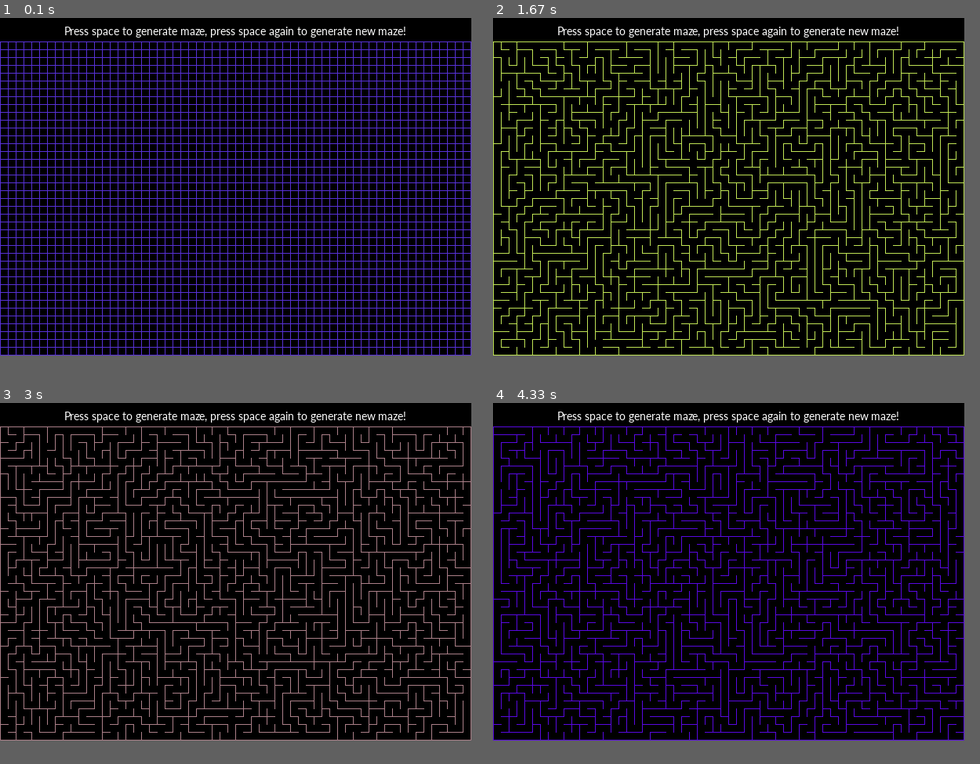
Above: before the commit, frames 1-4 (two rows, left to right).
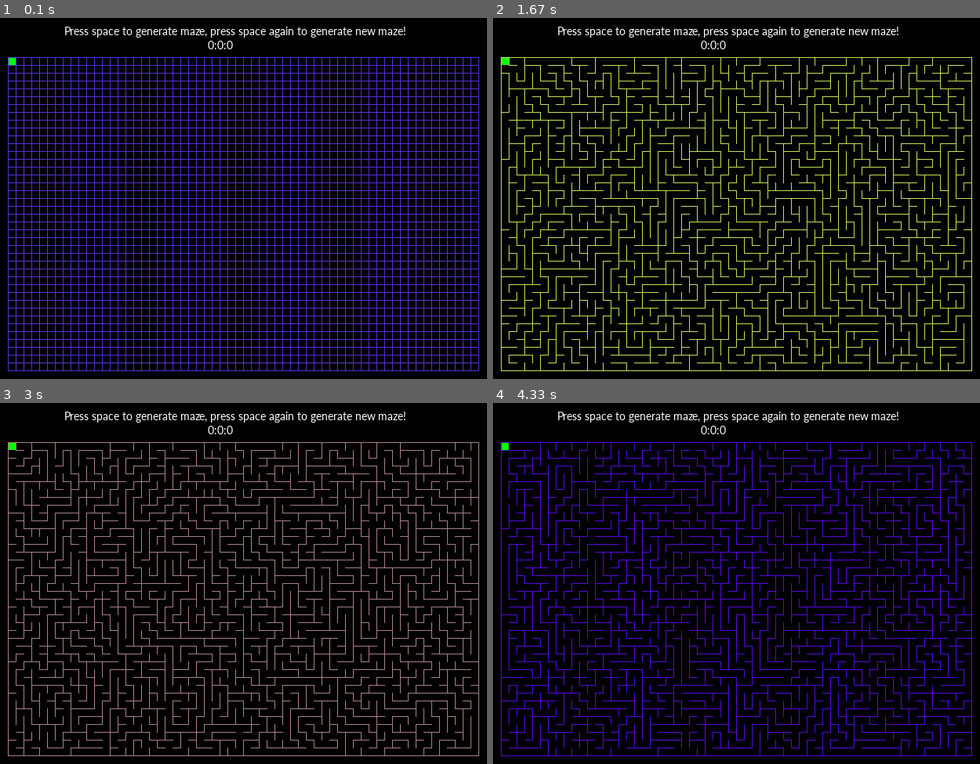
Above: after the commit, the same moments.

Repository: CCareaga/Pygame-Examples
Game: pygame game, started from Maze Generation/Main.py
Same seed, same stepped clock (60 frames per second), same inputs: the game is played once before the commit and once after it. The source is Python 2; it was converted automatically to run under Python 3.
Inputs:
- Up to frame 1 (0.1 s): no input
- Up to frame 2 (1.67 s): hold Right 0.33-0.8 s; hold Space 0.83-1.3 s; hold Up 0.83-1.3 s; tap Space at 1.33 s
- Up to frame 3 (3 s): tap Space at 1.67, 2, 2.83 s; hold Space 2.33-2.8 s; hold Up 2.33-2.8 s
- Up to frame 4 (4.33 s): hold Space 3.17-3.63 s; hold Up 3.17-3.63 s
In our replay, the window is 601x431 before the commit and 621x461 after it. These sizes can differ from the game's own. Grey fills any space a smaller window leaves; there, only what the larger window draws over its background counts as a difference.

The runs differ from the first frame. In frame 1, 2.2% of the frame differs, in the area x 0-99%, y 6-98%; in frame 2, 8.7%; in frame 3, 8.8%; in frame 4, 8.5%.

Commit message:
User can solve mazes with timer!
Added a way to try and solve the mazes, with a timer!

Diff:
--- a/Maze Generation/Main.py
+++ b/Maze Generation/Main.py
@@ -18,6 +18,7 @@
         self.color = color
 
         self.knocked = 0
+        self.solver_on = False
 
         self.image = pygame.Surface([10, 10])
         self.image.fill(0)
@@ -41,7 +42,7 @@
             index = self.num + n[1]
             if 2400 > index >= 0:
                 cur_n = self.game.node_list[n[1] + self.num]
-                if self.rect.x == 0 and n[0] == 'west' or self.rect.x == 590 and n[0] == 'east':
+                if self.rect.x == 10 and n[0] == 'west' or self.rect.x == 600 and n[0] == 'east':
                     #Had to hadrcode come messiness to make sure neighbors were made properly
                     pass
                 else:
@@ -84,6 +85,10 @@
     def update(self):
         for points in self.point_list.values():
             pygame.draw.line(self.game.screen, self.color, points[0], points[1], 1)
+        if self.game.solver_on == self:
+            self.image.fill((0, 255, 0))
+        else:
+            self.image.fill((0))
 
 class Maze():
     def __init__(self):
@@ -91,17 +96,22 @@
 
         self.clock = pygame.time.Clock()
 
-        self.screen_res = [601, 431]
+        self.screen_res = [621, 461]
         self.screen = pygame.display.set_mode(self.screen_res, pygame.HWSURFACE, 32)
 
         self.node_sprites = pygame.sprite.Group()
         self.node_list = []
 
+        self.timer = [0]*3
+        self.timer_on = False
+
         self.directions = "Press space to generate maze, press space again to generate new maze!"
         self.font = pygame.font.SysFont("Calibri", 16)
 
         self.renderText()
         self.createGrid()
+
+        self.solver_on = self.node_list[0]
 
         while 1:
             self.Loop()
@@ -119,13 +129,17 @@
         self.createGrid()
         self.createMaze()
 
+        self.solver_on = self.node_list[0]
+        self.timer = [0]*3
+        self.timer_on = False
+
     def renderText(self):
         self.d_text = self.font.render(self.directions, 1, (255, 255, 255))
         self.t_size = self.font.size(self.directions)
 
     def createGrid(self):
-        col = 30
-        row = 0
+        col = 50
+        row = 10
         num = 0
 
         color  = [random.choice(xrange(255)), random.choice(xrange(255)), random.choice(xrange(255))]
@@ -135,7 +149,7 @@
                 Node(self, [row, col], num, color)
                 row += 10
                 num += 1
-            row = 0
+            row = 10
             col += 10
 
         for node in self.node_list:
@@ -186,10 +200,33 @@
 
 
     def eventLoop(self):
+        dire = None
         for event in pygame.event.get():
             if event.type == QUIT:
                 pygame.quit()
                 sys.exit()
+            if event.type == KEYDOWN:
+                if event.key == pygame.K_UP:
+                    dire = 'north'
+                if event.key == pygame.K_DOWN:
+                    dire = 'south'
+                if event.key == pygame.K_LEFT:
+                    dire = 'west'
+                if event.key == pygame.K_RIGHT:
+                    dire = 'east'
+        if self.solver_on != self.node_list[0]:
+            self.timer_on = True
+
+        if dire:
+            if not self.solver_on.checkWall(dire):
+                try:
+                    new = self.solver_on.neighbors[dire]
+                    self.solver_on = new
+                    dire = None
+                    if new == self.node_list[-1]:
+                        self.timer_on = False
+                except:
+                    pass
 
 
     def Tick(self):
@@ -197,8 +234,26 @@
         if self.keys_pressed[pygame.K_SPACE]:
             self.reset()
 
+        if self.timer_on:
+            self.timer[2] += self.clock.tick(60)/10
+            if self.timer[2] >= 100:
+                self.timer[1] += 1
+                self.timer[2] = 0
+
+            if self.timer[1] >= 60:
+                self.timer[0] += 1
+                self.timer[1] = 0
+        else:
+            pass
+
+
+
+
+
     def Draw(self):
         self.screen.fill(0)
+        timelabel = self.font.render("{}:{}:{}".format(*self.timer), 1, (255, 255, 255))
+        self.screen.blit(timelabel, (265, 26))
 
         self.screen.blit(self.d_text, (300 - self.t_size[0]/2, 8))
 
